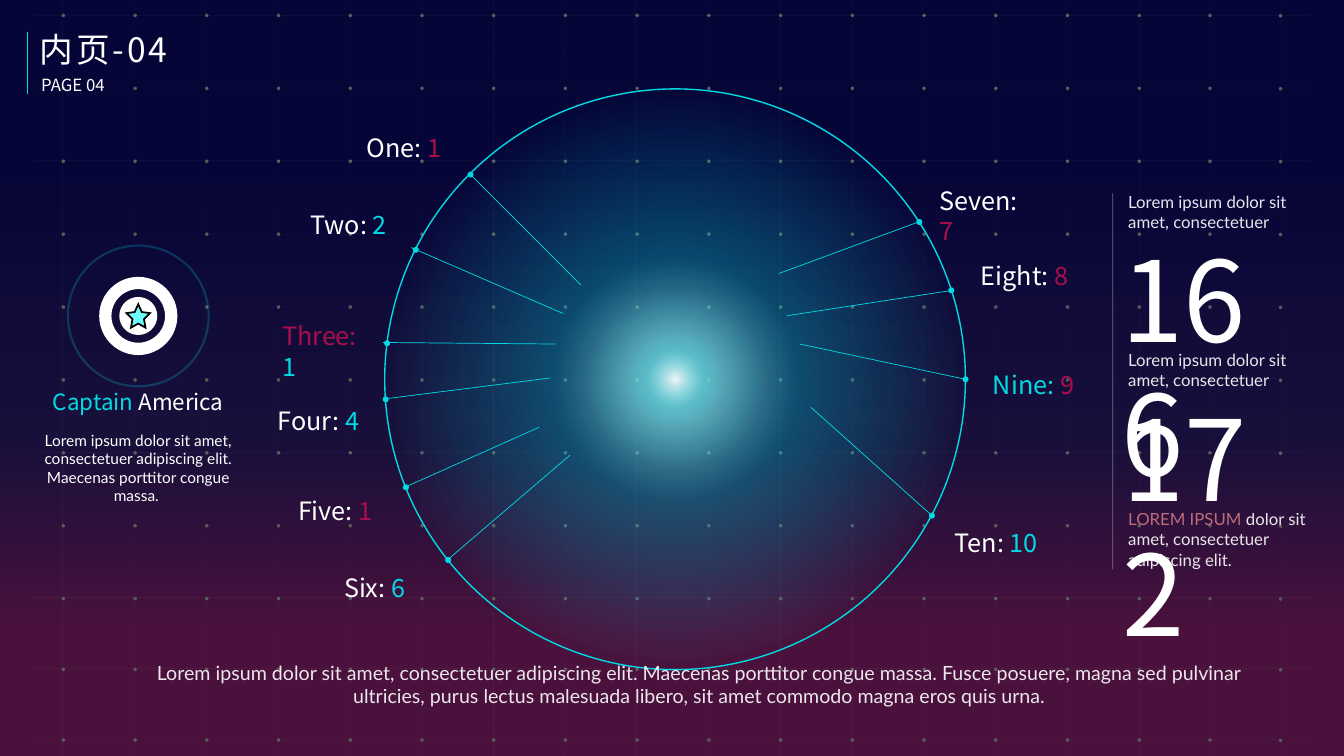
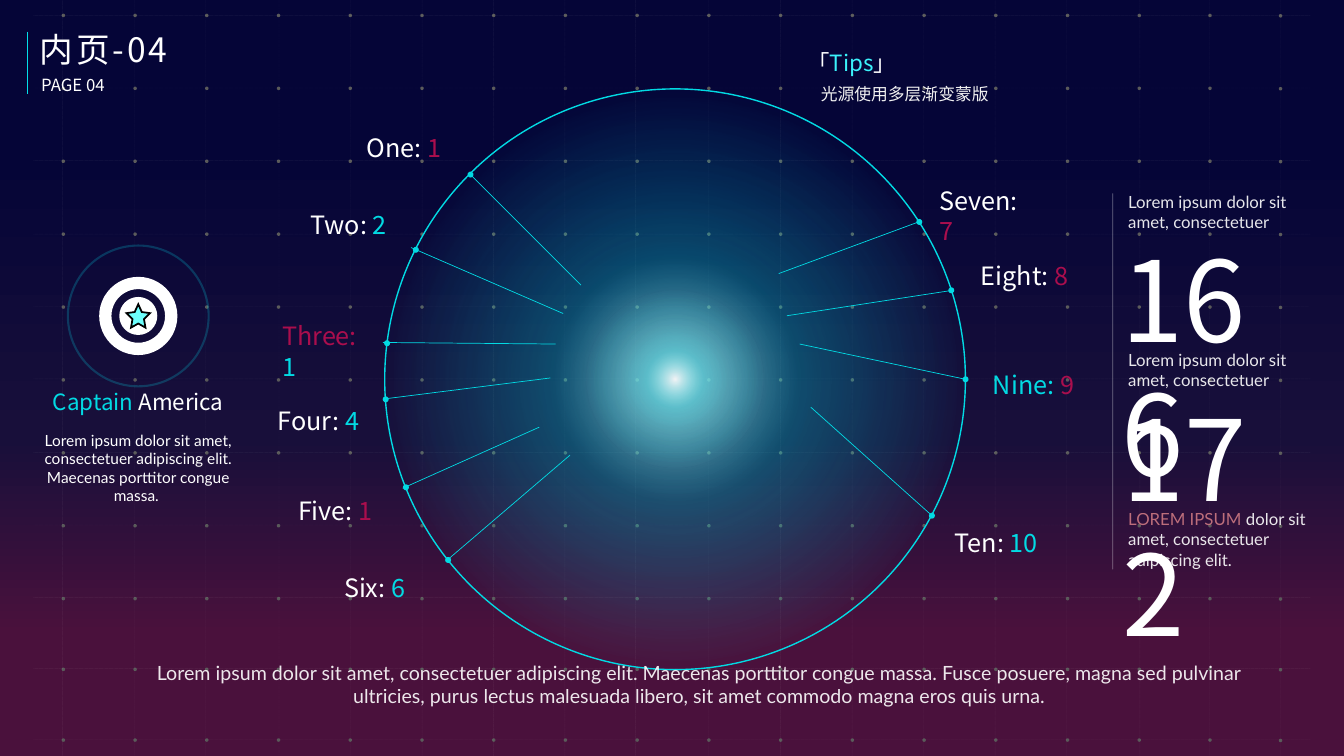
Before and after one commit to NewOrForever/AI_for_design_Study, a slide deck: slide 7 of 想象力_mock.pptx. Drawn at 1344x756 pixels with LibreOffice and Linux fonts; fonts in the diff are those of the drawing. Boxes give left, top, right and bottom in pixels: in the first picture for what was removed or moved away, otherwise in the second. Text is boxed around its words. In the diff, an @@ line names an element or a change of style, - is before the commit and + after.

```diff
--- a/想象力_mock.pptx
+++ b/想象力_mock.pptx
@@ text added at (x1=808, y1=52, x2=897, y2=76), 16 pt, text #3BF2FB @@
+「Tips」
@@ text added at (x1=821, y1=86, x2=989, y2=102), 12 pt, text #F2F2F2 @@
+光源使用多层渐变蒙版
```
Also in this commit, not shown: 9 other slides changed.
